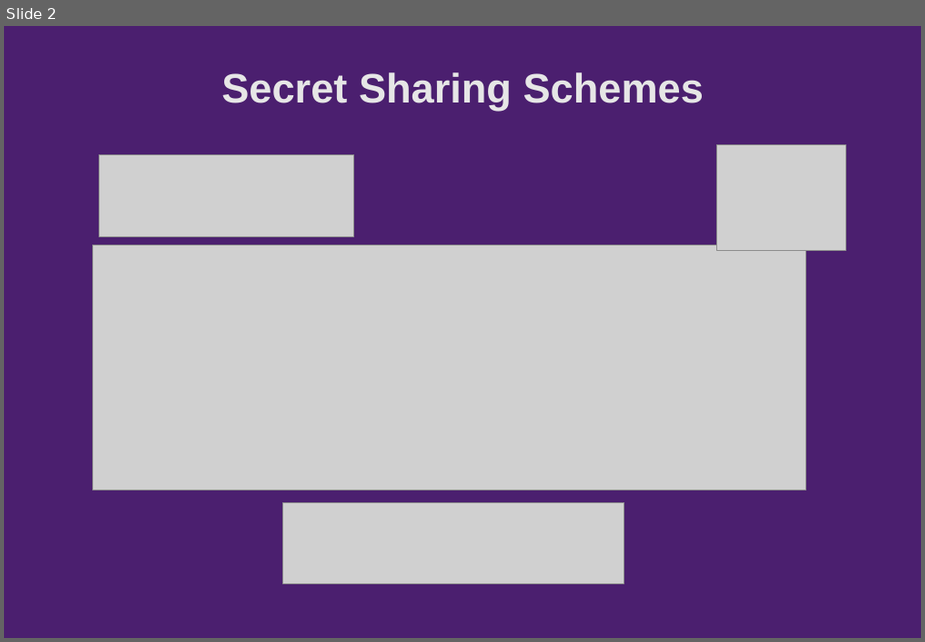
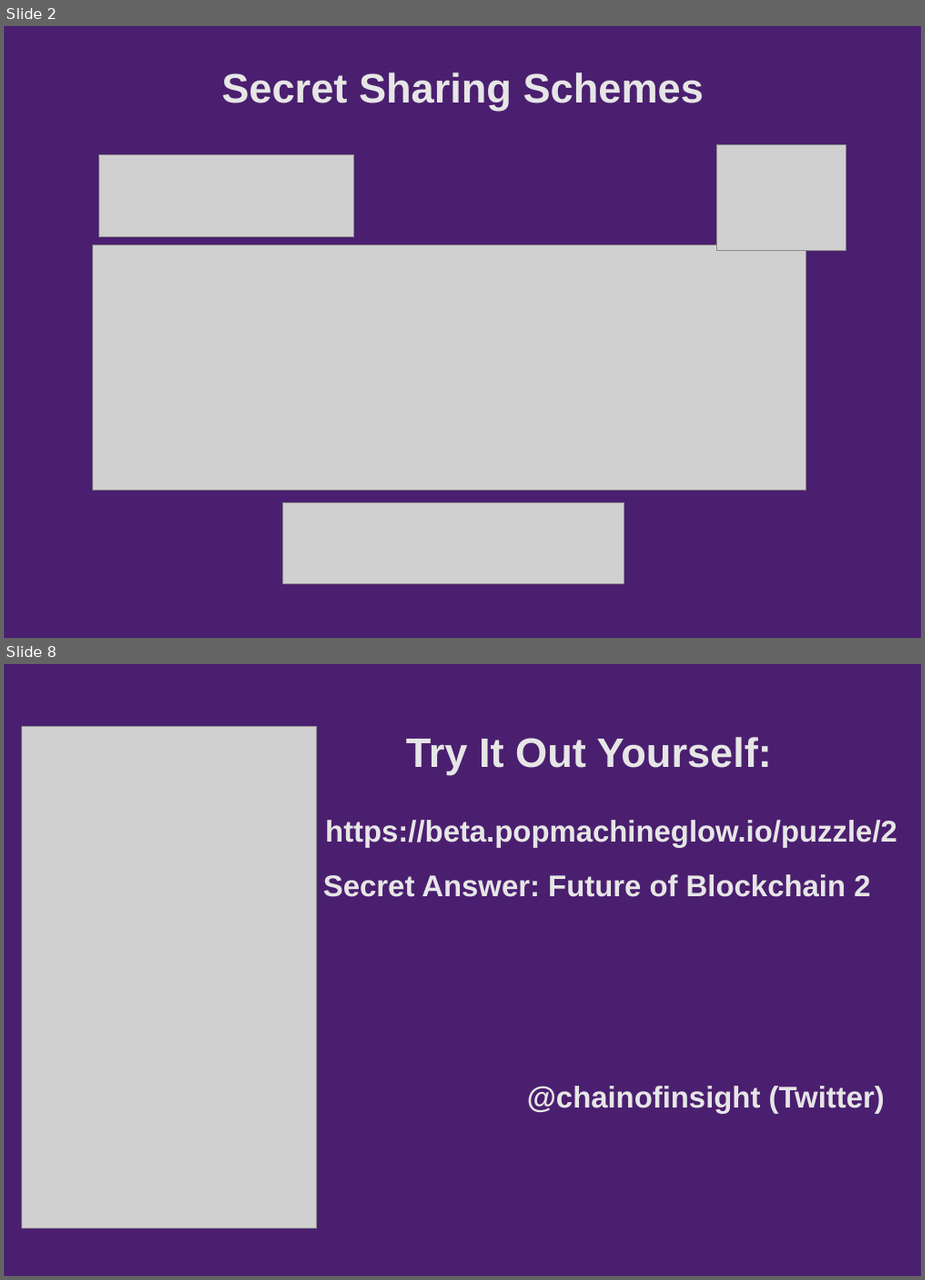
Before and after one commit to Chain-of-Insight/pop-machine-glow, a slide deck: Documentation/presentation/pitchdeck/slides.odp. Shown one above the other, each under a label of ours: slide 2 before the commit, slides 2 and 8 after it; the slides between them are not shown. The pictures are 925x642 and 925x1280 pixels, drawn with LibreOffice and Linux fonts; fonts in the diff are those of the drawing; grey boxes stand for pictures; background and template pictures are left out. Boxes give left, top, right and bottom in pixels: in the first picture for what was removed or moved away, otherwise in the second. Text is boxed around its words. In the diff, an @@ line names an element or a change of style, - is before the commit and + after.

```diff
--- a/Documentation/presentation/pitchdeck/slides.odp
+++ b/Documentation/presentation/pitchdeck/slides.odp
@@ slide 8 added at (x1=4, y1=664, x2=921, y2=1276), background #4B1F6F @@
@@ picture added at (x1=22, y1=726, x2=316, y2=1227) @@
@@ title added at (x1=406, y1=737, x2=772, y2=775), 34.3 pt, text #E6E6E6, bold @@
+Try It Out Yourself:
@@ title added at (x1=325, y1=820, x2=898, y2=848), 25 pt, text #E6E6E6, bold @@
+https://beta.popmachineglow.io/puzzle/2
@@ title added at (x1=323, y1=874, x2=870, y2=897), 25 pt, text #E6E6E6, bold @@
+Secret Answer: Future of Blockchain 2
@@ title added at (x1=527, y1=1085, x2=885, y2=1113), 25 pt, text #E6E6E6, bold @@
+@chainofinsight (Twitter)
```
Also in this commit, not shown: 2 slides changed, 1 slide removed, 2 other files.
